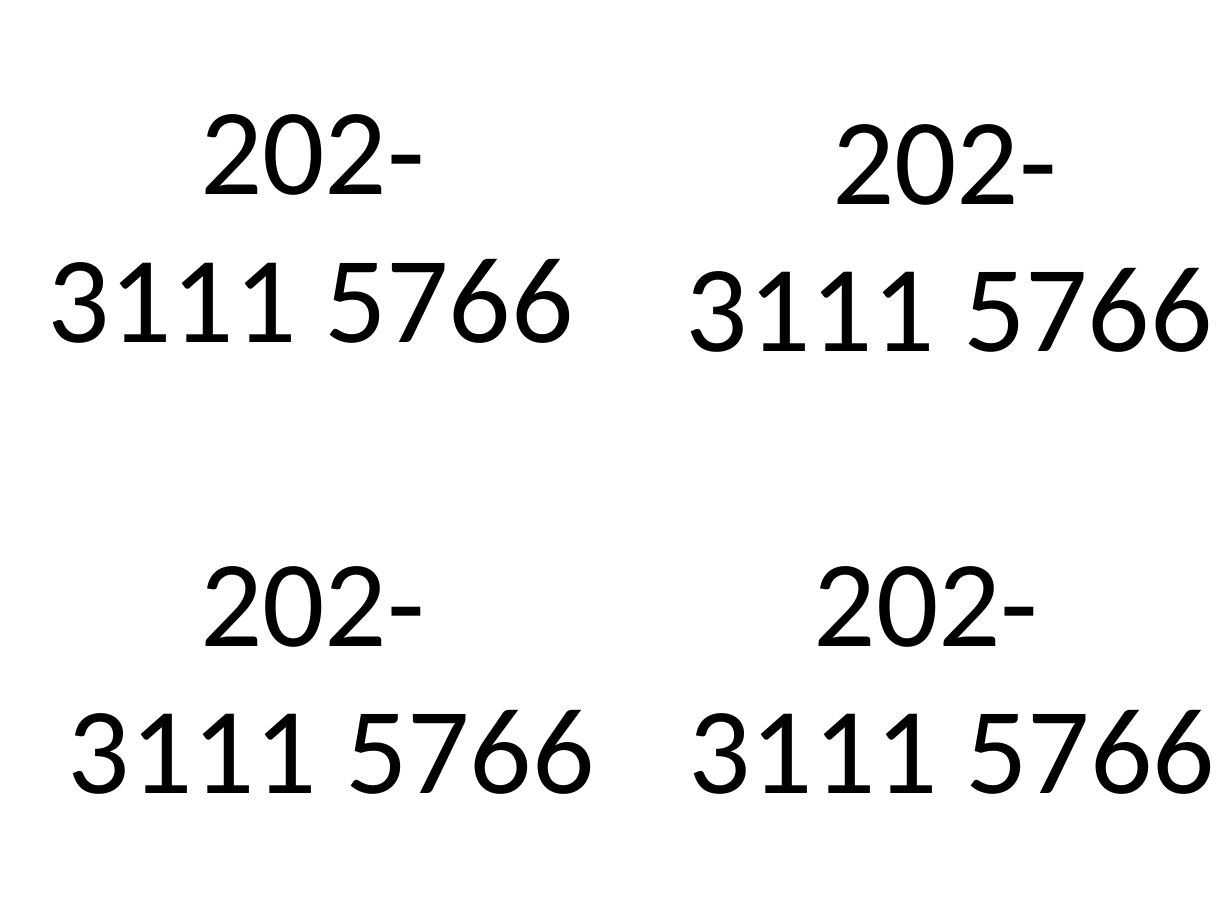
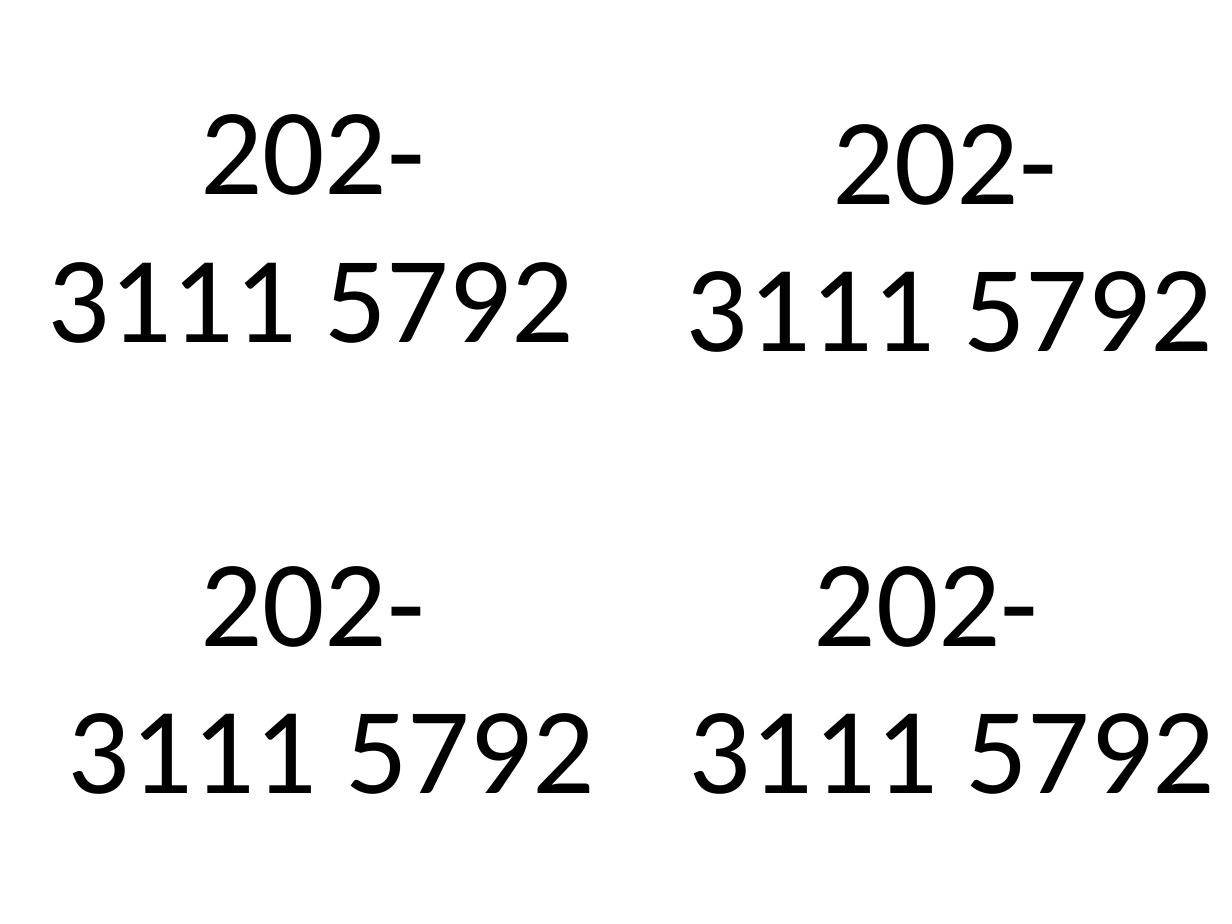
Before and after one commit to donmatthiuz/Manifiestos_NorOriente_Documentos, a slide deck: slide 1 of mamatrabajo.pptx. Drawn at 1232x924 pixels with LibreOffice and Linux fonts; fonts in the diff are those of the drawing. Boxes give left, top, right and bottom in pixels: in the first picture for what was removed or moved away, otherwise in the second. Text is boxed around its words. In the diff, an @@ line names an element or a change of style, - is before the commit and + after.

```diff
--- a/mamatrabajo.pptx
+++ b/mamatrabajo.pptx
@@ text at [47,262,573,343]: text changed @@
-3111 5766
+3111 5792
@@ text at [686,271,1212,352]: text changed @@
-3111 5766
+3111 5792
@@ text at [68,713,594,794]: text changed @@
-3111 5766
+3111 5792
@@ text at [688,713,1215,794]: text changed @@
-3111 5766
+3111 5792
```
Also in this commit, not shown: 1 other slide changed, 11 other files.
